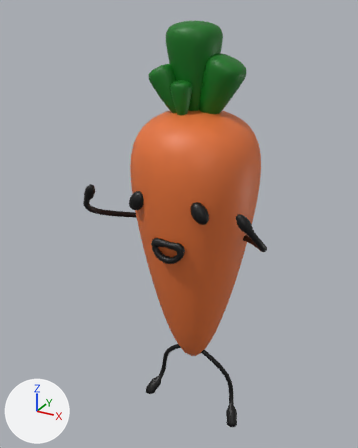
The FBX model SourceAssets/CarrotWillRig.fbx, before and after one commit.
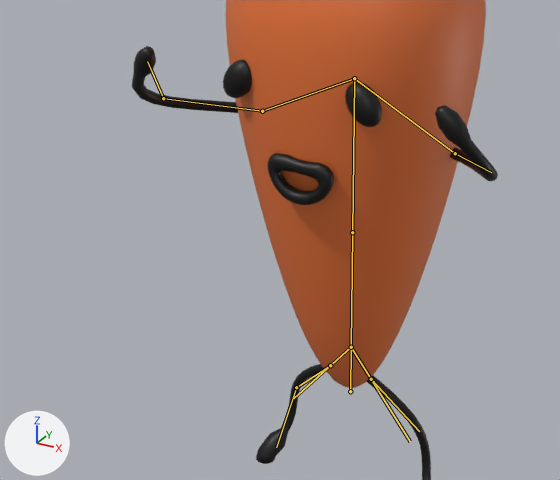
There are two pictures of each version: one whole from a camera (50 mm lens) standing at (5.9, -11.68, 12.39) and looking at (-0.46, -0.12, 6.61), one close up on the part from 5% to 83% of the width and 36% to 90% of the height. Every picture has the same lights, and +X, +Y and +Z are marked at lower left. The older version's two pictures come first. Both versions are drawn at frame 1 of the action 'Armature|Idle'; the numbers are the values there. The bones that change, and the others that lie on the model, are drawn over the model as lines in the close-ups.

Names of what the first close-up shows: 'carrot'.
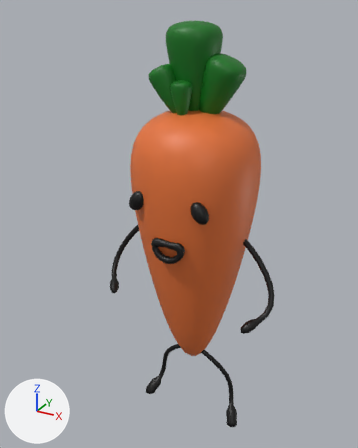
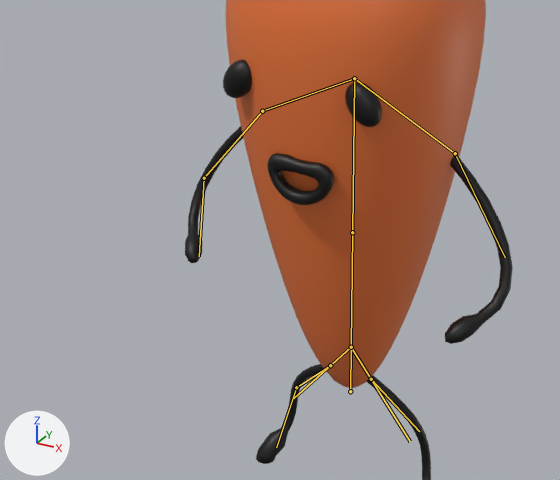
Changed parts and their boxes [x1, y1, x2, y2] in the close-ups (560 x 480 px):
```json
{"object": "carrot", "change": "posed", "before": [132, 0, 498, 480], "after": [185, 0, 513, 480]}
{"bone": "L_UArm", "before": "(455, 153) to (491, 172)", "after": "(455, 153) to (505, 257)"}
{"bone": "R_UArm", "before": "(262, 111) to (163, 98)", "after": "(262, 111) to (204, 178)"}
```

The change, as JSON lines over the scene's bpy script:
```json
{"block": "bone_l_uarm", "where": "bone_l_uarm = bpy.data.objects['Armature'].pose.bones['L_UArm']  # child of 'L_Clav'"}
{"op": "set", "path": "bone_l_uarm.rotation_quaternion", "old": "(1.0, 0.0, 0.0, 0.0)", "new": "(0.666, 0.307, 0.441, -0.517)", "note": "degrees (0, 0, 0) -> degrees (-6, 65, -80)"}
{"block": "bone_r_uarm", "where": "bone_r_uarm = bpy.data.objects['Armature'].pose.bones['R_UArm']  # child of 'R_Clav'"}
{"op": "set", "path": "bone_r_uarm.rotation_quaternion", "old": "(1.0, 0.0, 0.0, 0.0)", "new": "(0.666, 0.307, -0.441, 0.517)", "note": "degrees (0, 0, 0) -> degrees (-6, -65, 80)"}
```
